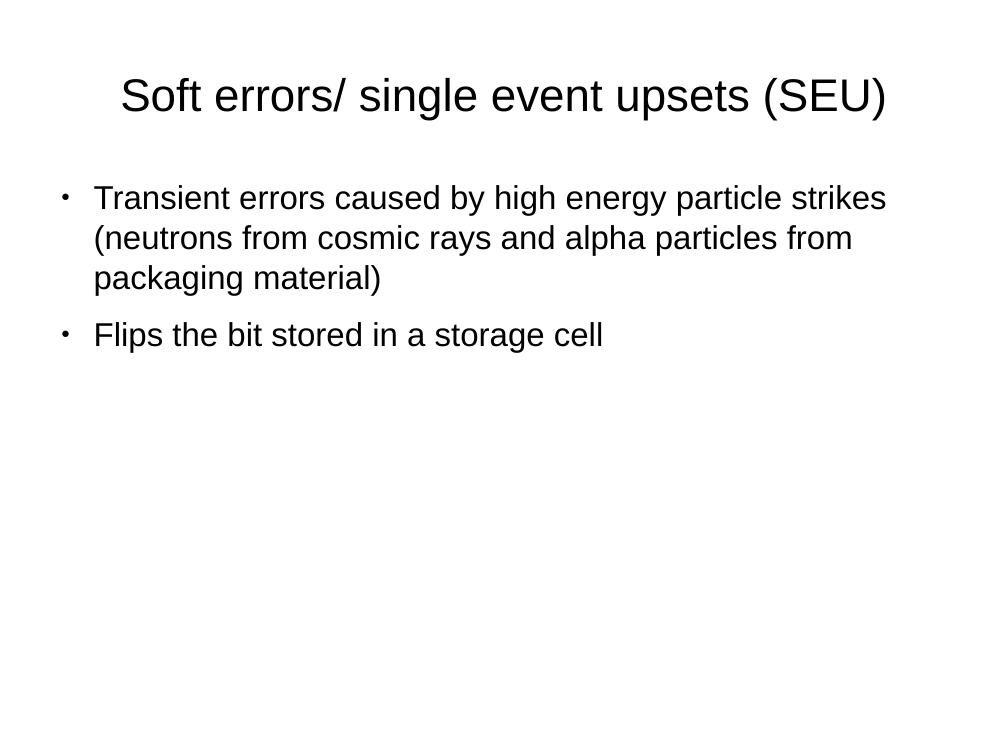
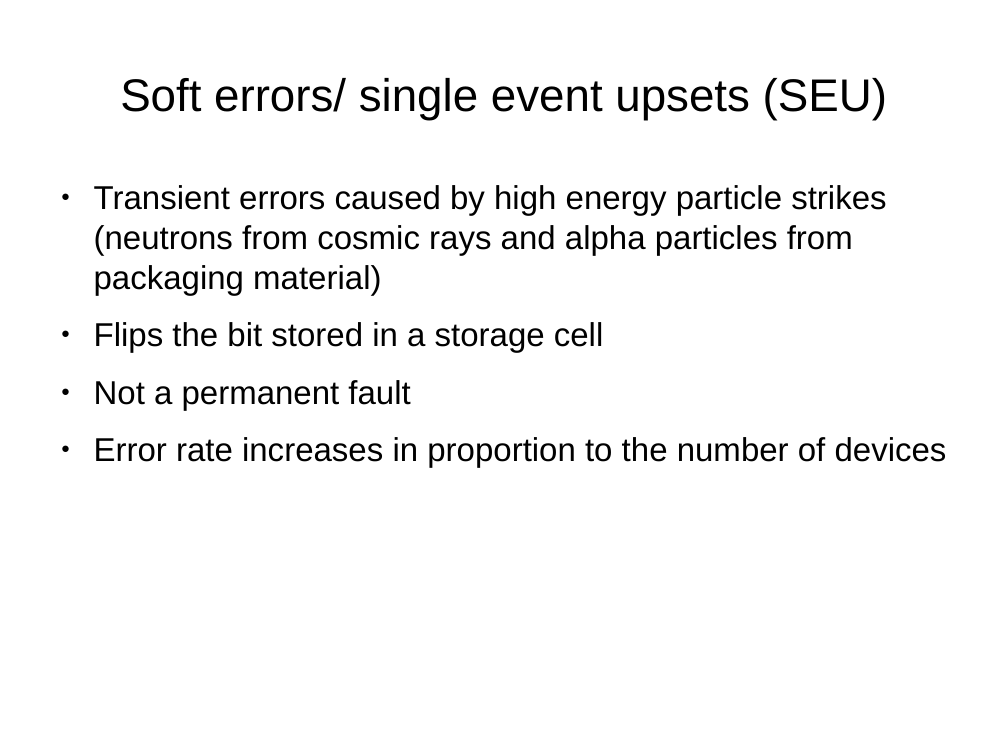
Before and after one commit to nandithaec/c-code-project, a slide deck: slide 2 of report/softerrors.odp. Drawn at 1008x756 pixels with LibreOffice and Linux fonts; fonts in the diff are those of the drawing. Boxes give left, top, right and bottom in pixels: in the first picture for what was removed or moved away, otherwise in the second. Text is boxed around its words. In the diff, an @@ line names an element or a change of style, - is before the commit and + after.

```diff
--- a/report/softerrors.odp
+++ b/report/softerrors.odp
@@ text at <box>94,380,947,468</box>: paragraphs added @@
+● Not a permanent fault
+● Error rate increases in proportion to the number of devices
```
Also in this commit, not shown: 2 other slides changed, 8 slides added, 1 slide removed, 2 other files.
